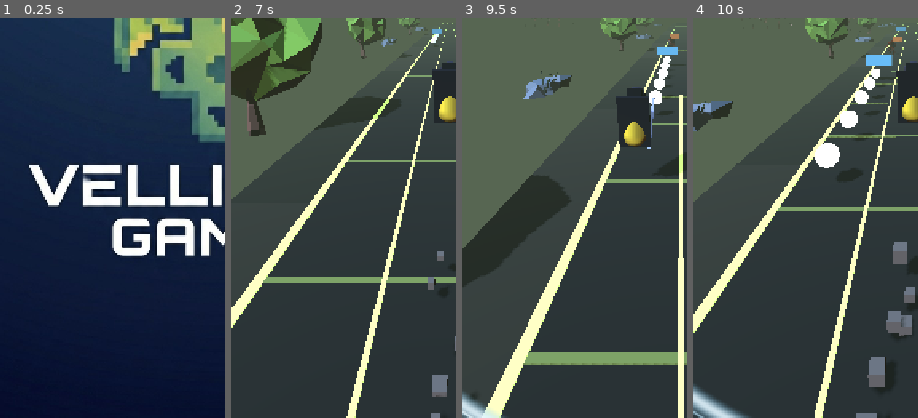
Above: before the commit, frames 1-4 (left to right).
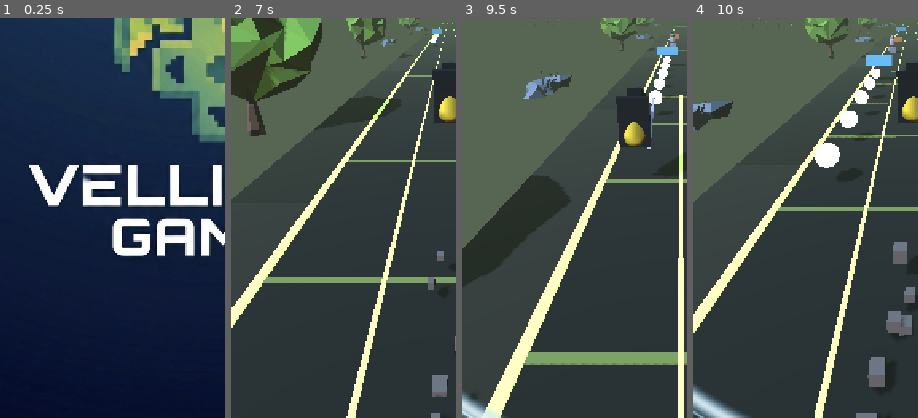
Above: after the commit, the same moments.

Repository: DanielEleojo/tribulation
Game: Godot game, scene res://scenes/splash.tscn
Same seed, same stepped clock (60 frames per second), same inputs: the game is played once before the commit and once after it.
Inputs (mouse positions are % of the whole screen's width and height, from its top left):
- Up to frame 1 (0.25 s): no input
- Up to frame 2 (7 s): tap Enter (restart) at 0.5, 1.25, 2 s; move the mouse to (72, 45) at 0.52 s; hold Right (move_right) 0.53-1.28 s; tap F (slash) every 1.5 s from 0.6 to 6.6 s; click (72, 45) at 0.67 s; tap Space (jump) at 0.77, 1.07, 1.52, 1.82, 3.02, 3.32, 3.77, 4.07, 4.52, 4.82, 6.02, 6.32, 6.77 s; move the mouse to (30, 55) at 1.27 s; hold Left (move_left) 1.28-2.03 s; tap Down (slide) every 1.5 s from 1.35 to 5.85 s; move the mouse to (60, 28) at 2.02 s; hold Right (move_right) 2.03-3.53 s; move the mouse to (45, 70) at 2.77 s; click (45, 70) at 2.92 s; move the mouse to (80, 65) at 3.52 s; hold Left (move_left) 3.53-5.78 s; move the mouse to (20, 35) at 4.27 s; move the mouse to (55, 50) at 5.02 s; click (55, 50) at 5.17 s; move the mouse to (35, 25) at 5.77 s; hold Right (move_right) from 5.78 s (still down); move the mouse to (72, 45) at 6.52 s
- Up to frame 3 (9.5 s): tap Space (jump) at 7.07, 7.52, 7.82, 9.02, 9.32 s; move the mouse to (30, 55) at 7.27 s; tap Down (slide) at 7.35, 8.85 s; click (30, 55) at 7.42 s; move the mouse to (60, 28) at 8.02 s; release Right (move_right) at 8.03 s; hold Left (move_left) from 8.03 s (still down); tap F (slash) at 8.1 s; move the mouse to (45, 70) at 8.77 s
- Up to frame 4 (10 s): move the mouse to (80, 65) at 9.52 s; release Left (move_left) at 9.53 s; hold Right (move_right) from 9.53 s (still down); tap F (slash) at 9.6 s; click (80, 65) at 9.67 s; tap Space (jump) at 9.77 s
The pictures show only the part of the screen within x 1-51%, y 43-93%; the shares and areas given below are measured in that part.

Frames 1-2 are identical in both runs. In frame 3, less than 0.1% of the frame differs, in the area x 91-96%, y 3-8%; in frame 4, 0.1%, in the area x 85-91%, y 4-10%.

Commit message:
Add Phase 5 implementation plan; replace enemy GLB with procedural sect-swordsman (our style)

Diff:
--- a/scripts/spawner.gd
+++ b/scripts/spawner.gd
@@ -59,7 +59,7 @@
 	_timer = start_interval
 	_gate_timer = gate_interval
 	_orb_timer = orb_interval
-	_enemy_scene = load(ENEMY_GLB)
+	# Enemy now uses a procedural sect-swordsman (our style) — GLB no longer loaded.
 
 func _process(delta: float) -> void:
 	if player == null:
@@ -198,55 +198,50 @@
 		return area
 
 func _make_enemy() -> Area3D:
-	# Blocking Disciple — the real sect-foe model, running in place toward the player.
+	# Sect disciple — a procedural robed swordsman in our primitive/glowing-qi style,
+	# matching the player figure. Robe whitens (righteous) vs the demon's dark; rank-qi
+	# tints the robe and lights the jian; loftier ranks loom larger and glow brighter.
 	var ts := _tier()
-	var sc: float = ts["scale"]
-	var cy := ENEMY_SIZE.y * 0.5
-	var area := _make_area(ENEMY_SIZE, cy, true)
-
-	if _enemy_scene != null:
-		var model := _enemy_scene.instantiate() as Node3D
-		var box := _local_aabb(model)
-		var h: float = box.size.y
-		var k: float = (ENEMY_SIZE.y / h) if h > 0.001 else 1.0
-		var holder := Node3D.new()
-		holder.scale = Vector3(k, k, k) * sc          # match the hitbox; loom larger by rank
-		holder.position.y = -box.position.y * k        # feet to the ground
-		holder.add_child(model)
-		area.add_child(holder)
-		var ap := _find_anim(model)
-		if ap != null:
-			for nm in ap.get_animation_list():
-				var a := ap.get_animation(nm)
-				if nm == "Run" or nm == "Idle":
-					a.loop_mode = Animation.LOOP_LINEAR
-				_strip_root_motion(a)
-			if ap.has_animation("Run"):
-				ap.play("Run")
-			elif ap.has_animation("Idle"):
-				ap.play("Idle")
-		return area
-
-	# Fallback: procedural robed disciple (capsule + sash + qi blade).
 	var accent: Color = ts["accent"]
 	var energy: float = ts["energy"]
-	var holder2 := Node3D.new()
-	holder2.set_script(FoeScript)
-	holder2.scale = Vector3(sc, sc, sc)
-	area.add_child(holder2)
+	var sc: float = ts["scale"]
+	var area := _make_area(ENEMY_SIZE, ENEMY_SIZE.y * 0.5, true)
+	var f := Node3D.new()
+	f.set_script(FoeScript)                  # running bob/sway
+	f.scale = Vector3(sc, sc, sc)
+	area.add_child(f)
+
+	var robe := Color(0.82, 0.84, 0.92).lerp(accent, 0.22)   # righteous-sect robe
+	# Torso (robe capsule) + flared lower robe.
 	var body := MeshInstance3D.new()
 	var cap := CapsuleMesh.new()
 	cap.radius = 0.42
-	cap.height = ENEMY_SIZE.y
+	cap.height = 1.7
 	body.mesh = cap
-	var rmat := StandardMaterial3D.new()
-	rmat.albedo_color = Color(0.82, 0.83, 0.90).lerp(accent, 0.25)
-	body.material_override = rmat
-	body.position = Vector3(0.0, cy, 0.0)
-	holder2.add_child(body)
-	_add_box(holder2, Vector3(0.9, 0.18, 0.9), Vector3(0.0, cy - 0.1, 0.0), Color(0.55, 0.10, 0.12), Color.BLACK, false)
-	_add_glow(holder2, Vector3(0.09, 1.35, 0.09), Vector3(0.5, cy + 0.2, -0.1), Color(0.85, 0.88, 0.95), accent, energy * 1.2)
+	body.material_override = _solid(robe)
+	body.position = Vector3(0.0, 1.15, 0.0)
+	f.add_child(body)
+	_add_box(f, Vector3(1.0, 0.8, 0.8), Vector3(0.0, 0.45, 0.0), robe.darkened(0.12), Color.BLACK, false)   # skirt
+	# Head + topknot.
+	var head := MeshInstance3D.new()
+	var hs := SphereMesh.new()
+	hs.radius = 0.27
+	hs.height = 0.54
+	head.mesh = hs
+	head.material_override = _solid(Color(0.86, 0.72, 0.62))   # skin
+	head.position = Vector3(0.0, 2.12, 0.0)
+	f.add_child(head)
+	_add_box(f, Vector3(0.2, 0.24, 0.2), Vector3(0.0, 2.42, 0.0), Color(0.10, 0.08, 0.07), Color.BLACK, false)   # topknot
+	# Waist sash.
+	_add_box(f, Vector3(0.95, 0.18, 0.95), Vector3(0.0, 1.02, 0.0), Color(0.55, 0.12, 0.14), Color.BLACK, false)
+	# Glowing jian held at the side (rank-qi blade).
+	_add_glow(f, Vector3(0.08, 1.5, 0.08), Vector3(0.52, 1.45, -0.1), Color(0.85, 0.88, 0.95), accent, energy * 1.2)
 	return area
+
+func _solid(c: Color) -> StandardMaterial3D:
+	var m := StandardMaterial3D.new()
+	m.albedo_color = c
+	return m
 
 func _find_anim(root: Node) -> AnimationPlayer:
 	var f := root.find_children("*", "AnimationPlayer", true, false)
Not shown, changed: devlog.txt
Not shown, added: IMPLEMENTATION_PLAN.md
